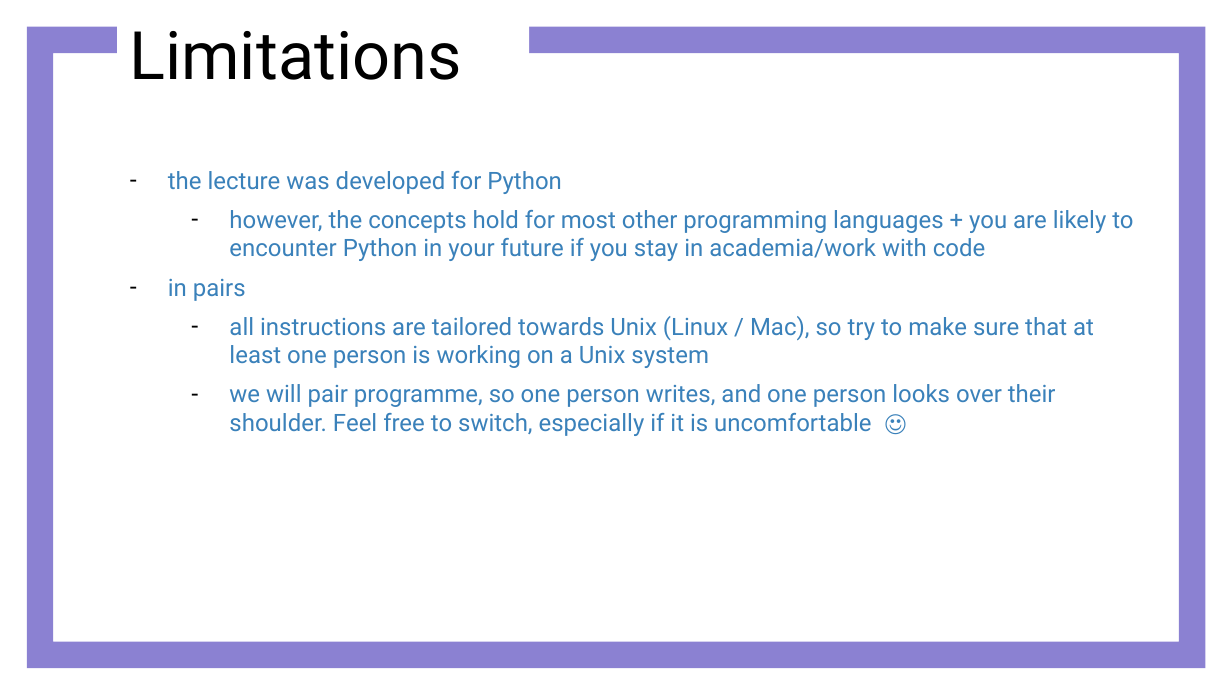
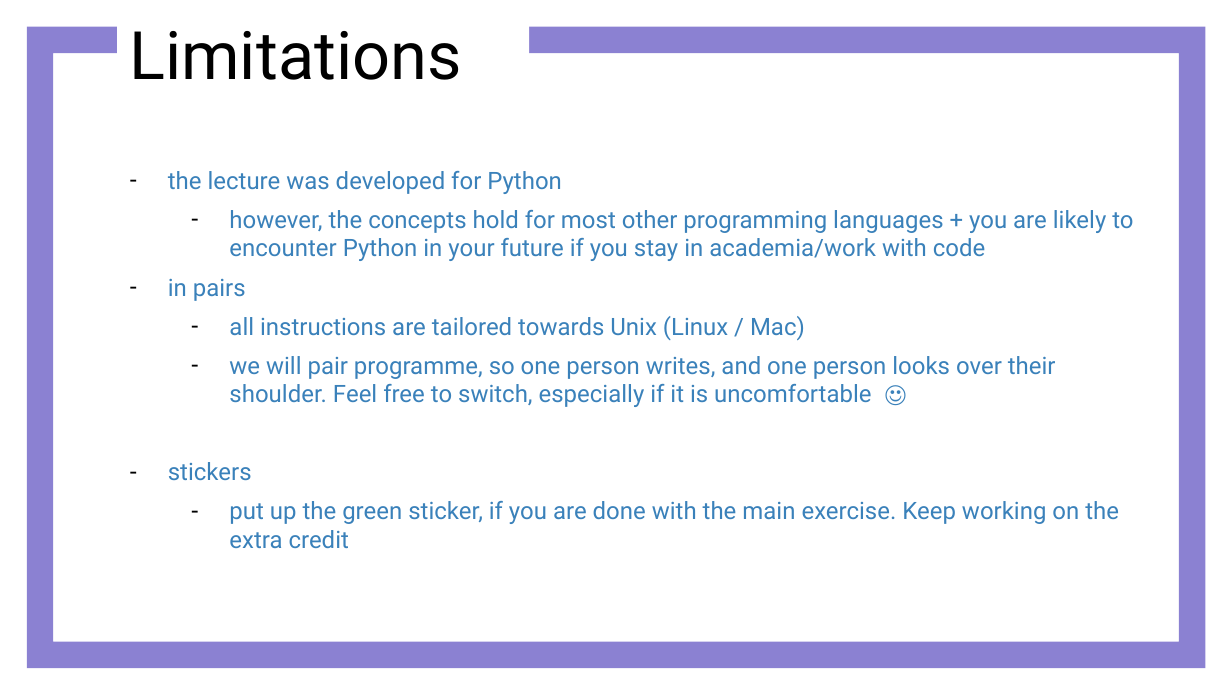
Before and after one commit to otizonaizit/TAM-retreat, a slide deck: slide 4 of ODD/materials/part0_intro.pptx. Drawn at 1232x693 pixels with LibreOffice and Linux fonts; fonts in the diff are those of the drawing. Boxes give left, top, right and bottom in pixels: in the first picture for what was removed or moved away, otherwise in the second. Text is boxed around its words. In the diff, an @@ line names an element or a change of style, - is before the commit and + after.

```diff
--- a/ODD/materials/part0_intro.pptx
+++ b/ODD/materials/part0_intro.pptx
@@ text at (x1=229, y1=316, x2=805, y2=341): text changed @@
-  – all instructions are tailored towards Unix (Linux / Mac), so try to make sure that at least one person is working on a Unix system
+  – all instructions are tailored towards Unix (Linux / Mac)
@@ text at (x1=168, y1=462, x2=1119, y2=549): paragraphs added @@
+– stickers
+  – put up the green sticker, if you are done with the main exercise. Keep working on the extra credit
```
Also in this commit, not shown: 2 other files.
